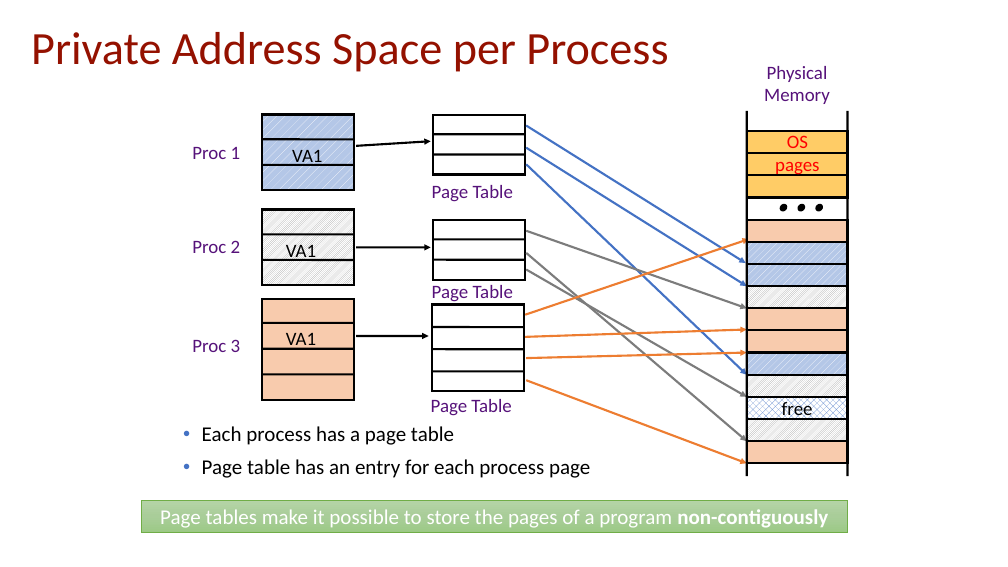
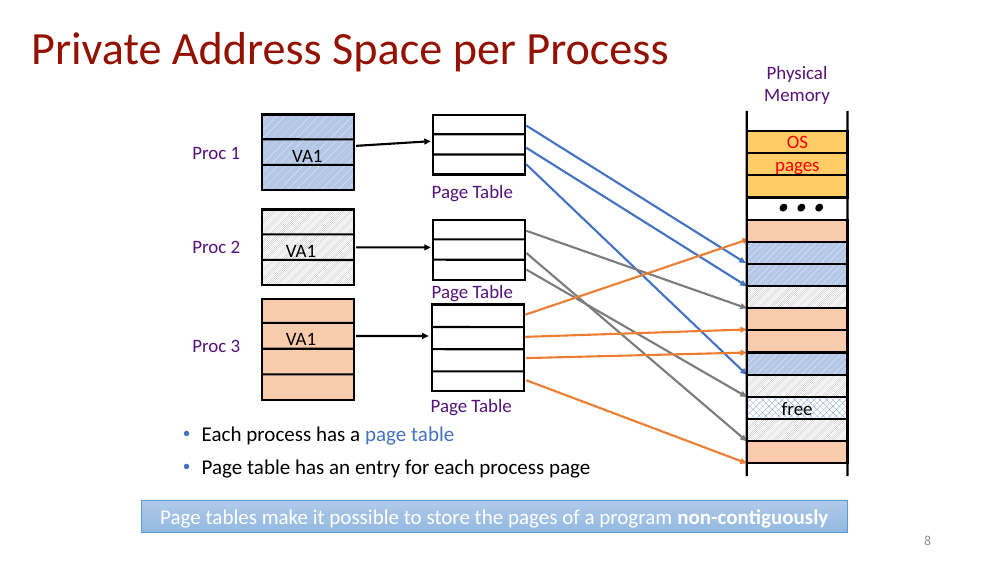
Before and after one commit to chenxuhao/chenxuhao.github.io, a slide deck: slide 8 of computer-organization/virtual-memory-OS.pptx (slide 9 before the commit). Drawn at 1008x567 pixels with LibreOffice and Linux fonts; fonts in the diff are those of the drawing. Boxes give left, top, right and bottom in pixels: in the first picture for what was removed or moved away, otherwise in the second. Text is boxed around its words. In the diff, an @@ line names an element or a change of style, - is before the commit and + after.

```diff
--- a/computer-organization/virtual-memory-OS.pptx
+++ b/computer-organization/virtual-memory-OS.pptx
@@ text at [202,426,454,445]: text colour #000000 to #4472C4 in "page table" @@
@@ rectangle "Page tables make it possible ..." at [141,500,848,532]: fill gradient #B5D5A7 to #AACE9A to #9CC987 to gradient #B1CBE9 to #A3C1E5 to #93B9E4; outline #70AD47 0.5 pt to #5B9BD5 0.5 pt @@
@@ page number added at [924,536,931,545], 12 pt, text #8C8C8C @@
+8
```
Also in this commit, not shown: 24 other slides changed, 2 other files.
